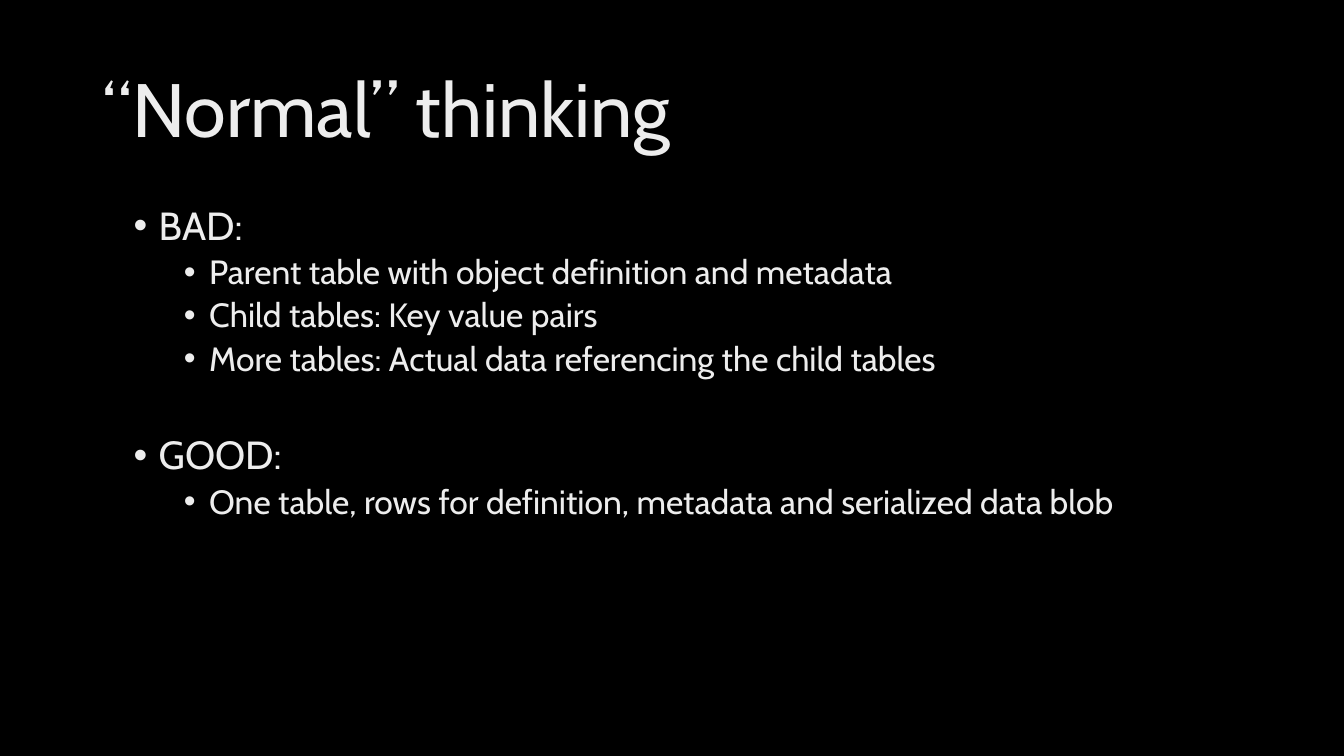
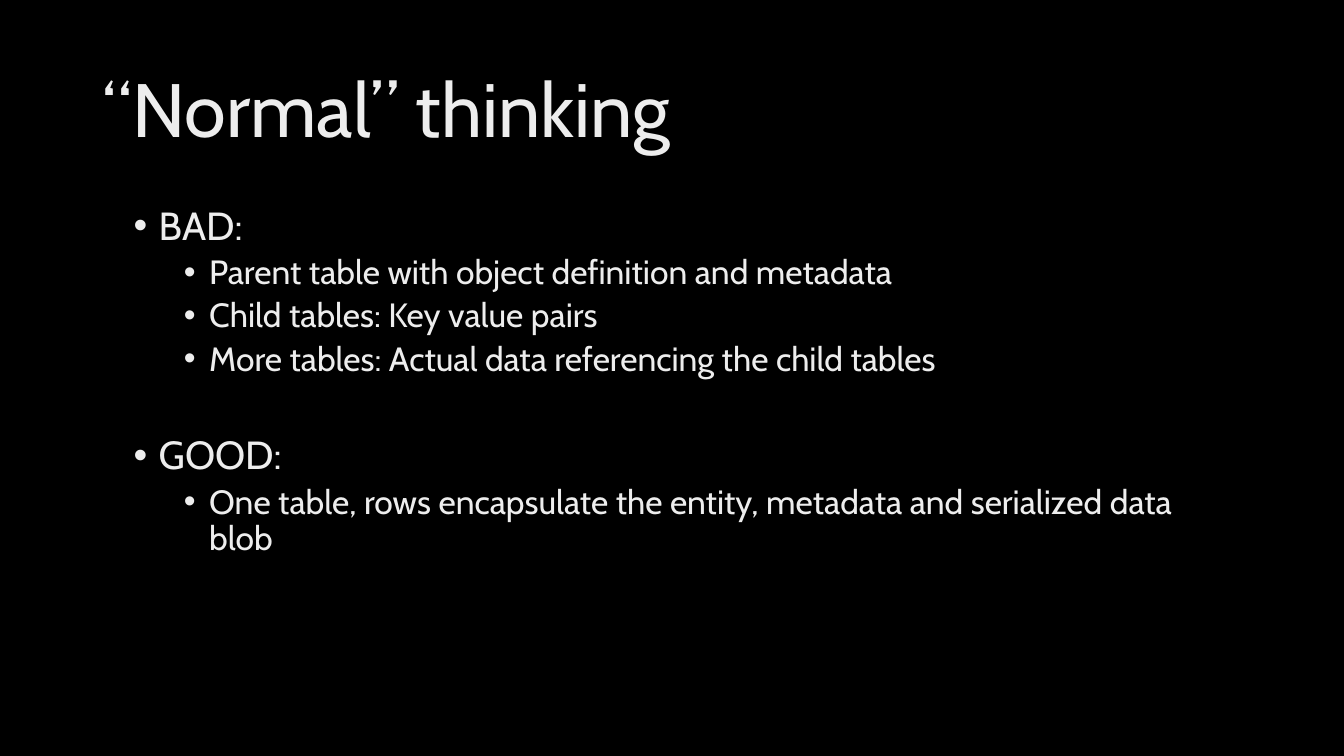
Before and after one commit to jeffputz/presentations, a slide deck: slide 9 of Architecture Without Data Drama.pptx (slide 10 before the commit). Drawn at 1344x756 pixels with LibreOffice and Linux fonts; fonts in the diff are those of the drawing; background and template pictures are left out. Boxes give left, top, right and bottom in pixels: in the first picture for what was removed or moved away, otherwise in the second. Text is boxed around its words. In the diff, an @@ line names an element or a change of style, - is before the commit and + after.

```diff
--- a/Architecture Without Data Drama.pptx
+++ b/Architecture Without Data Drama.pptx
@@ text at box(209, 488, 1172, 551): text changed @@
-  • One table, rows for definition, metadata and serialized data blob
+  • One table, rows encapsulate the entity, metadata and serialized data blob
```
Also in this commit, not shown: 6 other slides changed, 1 slide added, 1 slide removed.
